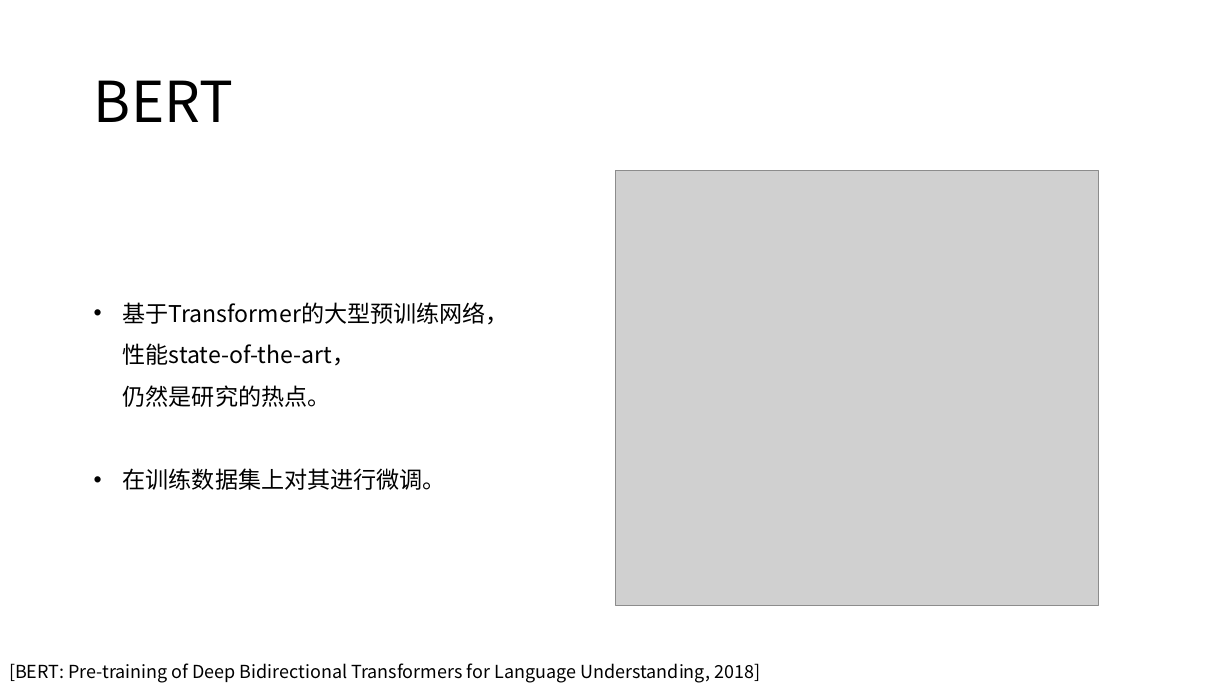
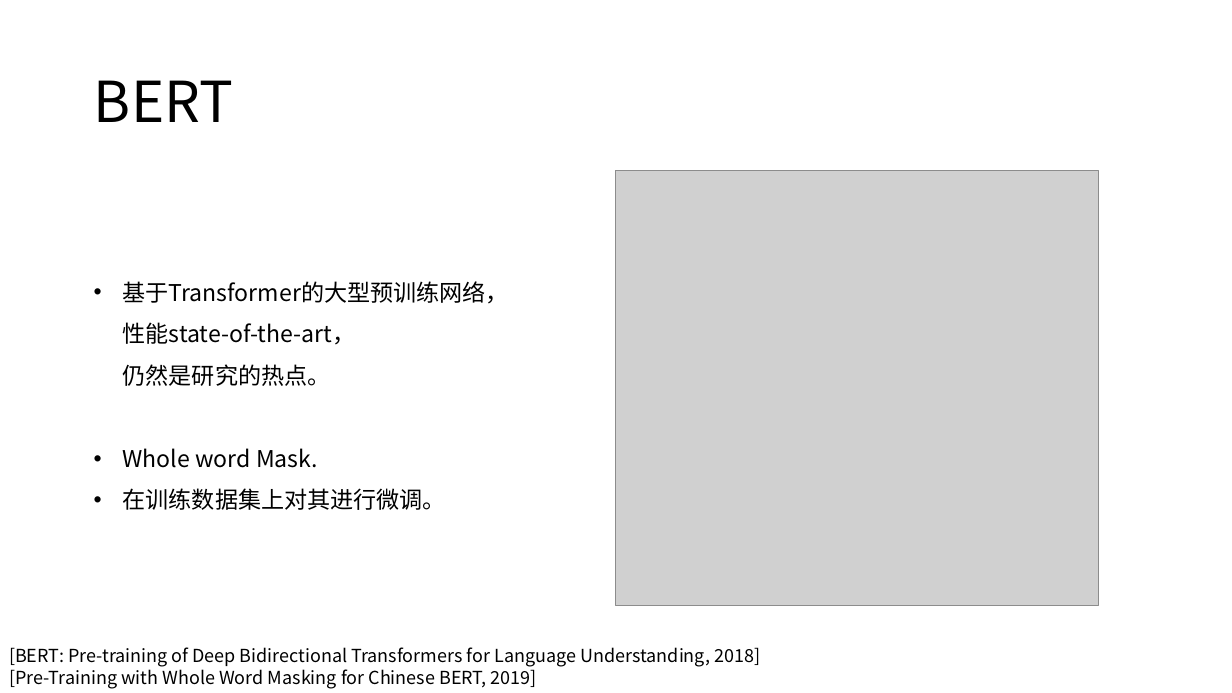
Before and after one commit to zhanghx0905/capstone, a slide deck: slide 7 of doc/zhanghx.pptx. Drawn at 1232x693 pixels with LibreOffice and Linux fonts; fonts in the diff are those of the drawing; grey boxes stand for pictures. Boxes give left, top, right and bottom in pixels: in the first picture for what was removed or moved away, otherwise in the second. Text is boxed around its words. In the diff, an @@ line names an element or a change of style, - is before the commit and + after.

```diff
--- a/doc/zhanghx.pptx
+++ b/doc/zhanghx.pptx
@@ text "基于Transformer的大型预训练网络， 性能state-of-the-art， 仍然是研究的热点。": place and size @@
-text "基于Transformer的大型预训练网络， 性能state-of-the-art， 仍然是研究的热点。" at bbox=[123, 302, 509, 490]
+text "基于Transformer的大型预训练网络， 性能state-of-the-art， 仍然是研究的热点。" at bbox=[123, 281, 509, 510]
@@ text at bbox=[123, 448, 318, 468]: paragraph added @@
+• Whole word Mask.
@@ text "[BERT: Pre-training of Deep Bidirectional ...": place and size @@
-text "[BERT: Pre-training of Deep Bidirectional ..." at bbox=[9, 663, 760, 683]
+text "[BERT: Pre-training of Deep Bidirectional ..." at bbox=[9, 647, 760, 689]
@@ text at bbox=[9, 665, 537, 689]: paragraph added @@
+[Pre-Training with Whole Word Masking for Chinese BERT, 2019]
```
Also in this commit, not shown: 1 slide removed, 9 other files.
